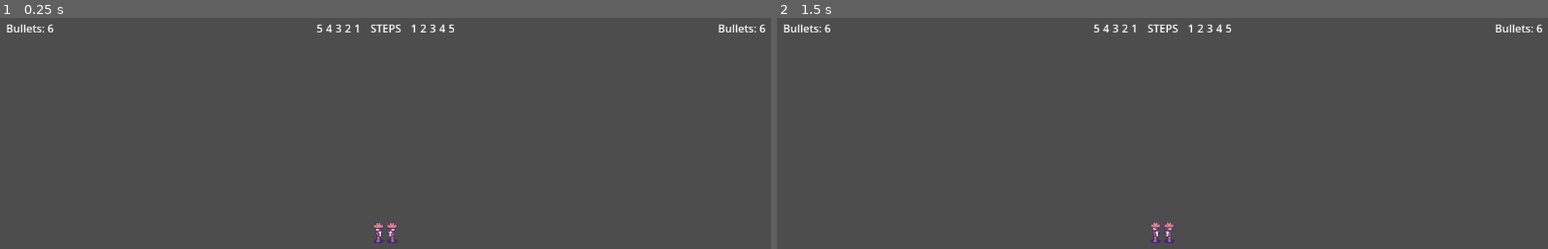
Above: before the commit, frames 1-2 (left to right).
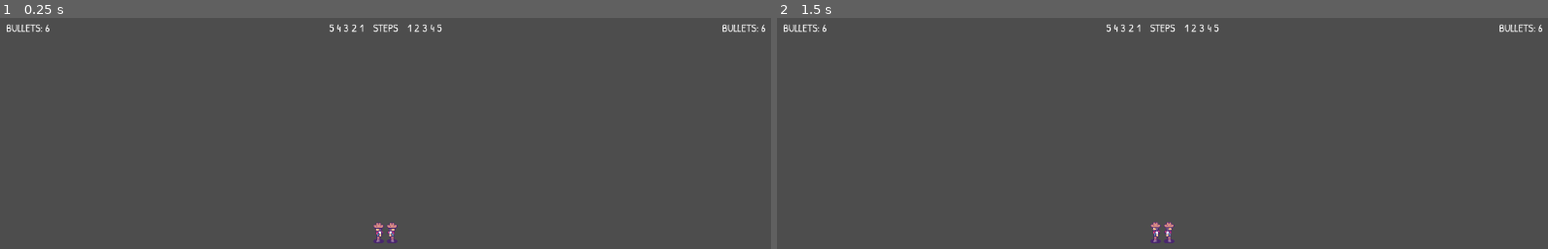
Above: after the commit, the same moments.

Repository: kensanangelo/project-high-noon
Game: Godot game, scene res://scenes/battle_scene.tscn
Two runs of this game, one before a commit and one after it. Both use one fixed random seed, a clock stepped at 60 frames per second and the inputs below. The project has no main scene, so this scene is started directly.
Inputs:
- Up to frame 1 (0.25 s): no input
- Up to frame 2 (1.5 s): tap Enter at 0.5 s; tap Space at 1.25 s

The runs differ from the first frame. In frame 1, 0.6% of the frame differs, in the area x 0-100%, y 2-7%; in frame 2, 0.6%.

Commit message:
Adds font for ui

Diff:
--- a/ui/battle_ui.tscn
+++ b/ui/battle_ui.tscn
@@ -1,5 +1,6 @@
-[gd_scene load_steps=2 format=3 uid="uid://dimwgid5ew0fj"]
+[gd_scene load_steps=3 format=3 uid="uid://dimwgid5ew0fj"]
 
+[ext_resource type="Theme" uid="uid://maugmt213e1w" path="res://ui/theme/main_theme.tres" id="1_egqla"]
 [ext_resource type="Script" path="res://ui/battle_ui.gd" id="1_p4ogk"]
 
 [node name="BattleUI" type="Control" node_paths=PackedStringArray("player_1_bullet_count_label", "player_2_bullet_count_label", "player_1_steps", "player_2_steps", "fire_label")]
@@ -7,6 +8,7 @@
 anchors_preset = 0
 offset_right = 40.0
 offset_bottom = 40.0
+theme = ExtResource("1_egqla")
 script = ExtResource("1_p4ogk")
 player_1_bullet_count_label = NodePath("MarginContainer/VBoxContainer/HBoxContainer/Player1Bullets")
 player_2_bullet_count_label = NodePath("MarginContainer/VBoxContainer/HBoxContainer/Player2Bullets")
@@ -34,7 +36,9 @@
 
 [node name="Player1Bullets" type="Label" parent="MarginContainer/VBoxContainer/HBoxContainer"]
 layout_mode = 2
-text = "Bullets: 6"
+theme = ExtResource("1_egqla")
+theme_type_variation = &"HeaderSmall"
+text = "BULLETS: 6"
 
 [node name="Steps" type="HBoxContainer" parent="MarginContainer/VBoxContainer/HBoxContainer"]
 layout_mode = 2
@@ -103,7 +107,7 @@
 
 [node name="Player2Bullets" type="Label" parent="MarginContainer/VBoxContainer/HBoxContainer"]
 layout_mode = 2
-text = "Bullets: 6"
+text = "BULLETS: 6"
 
 [node name="HBoxContainer2" type="HBoxContainer" parent="MarginContainer/VBoxContainer"]
 layout_mode = 2
--- /dev/null
+++ b/ui/theme/main_theme.tres
@@ -0,0 +1,12 @@
+[gd_resource type="Theme" load_steps=2 format=3 uid="uid://maugmt213e1w"]
+
+[ext_resource type="FontFile" uid="uid://bu8l4ou1qj2m2" path="res://ui/font/body-font.ttf" id="1_vyxrg"]
+
+[resource]
+default_font = ExtResource("1_vyxrg")
+default_font_size = 16
+/font_sizes/Large = 18
+/font_sizes/Medium = 16
+/font_sizes/Small = 14
+/font_sizes/XLarge = 22
+/fonts/Body = ExtResource("1_vyxrg")
Not shown, changed: ui/font/Font.png.import
Binary file added: ui/font/body-font.ttf
Not shown, added: ui/font/body-font.ttf.import
